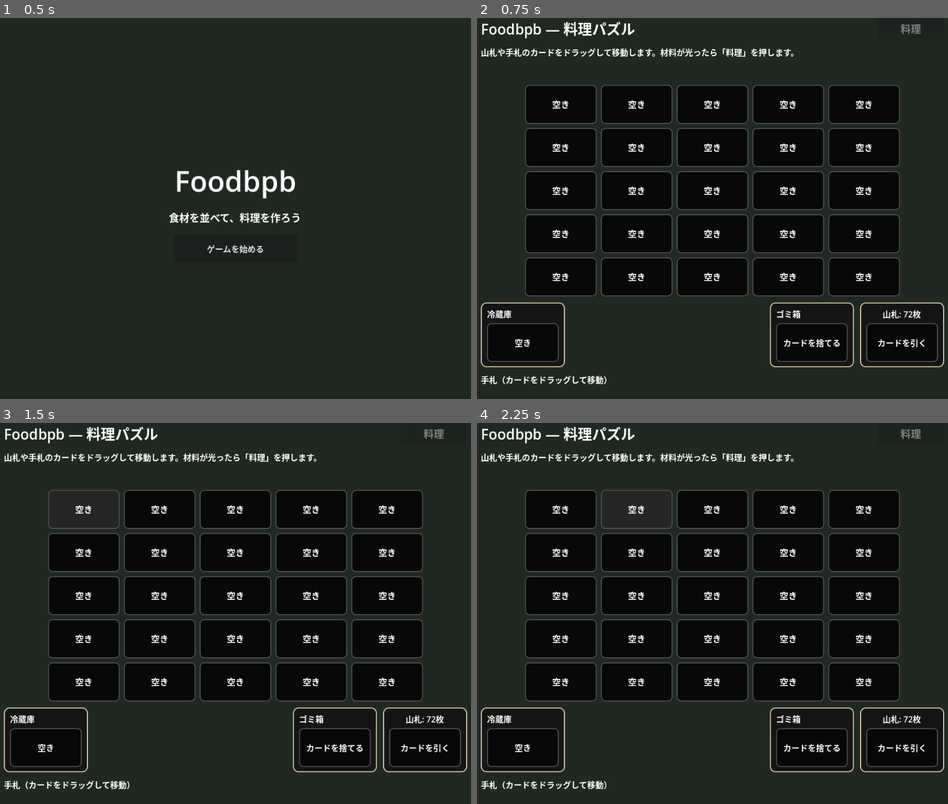
Above: before the commit, frames 1-4 (two rows, left to right).
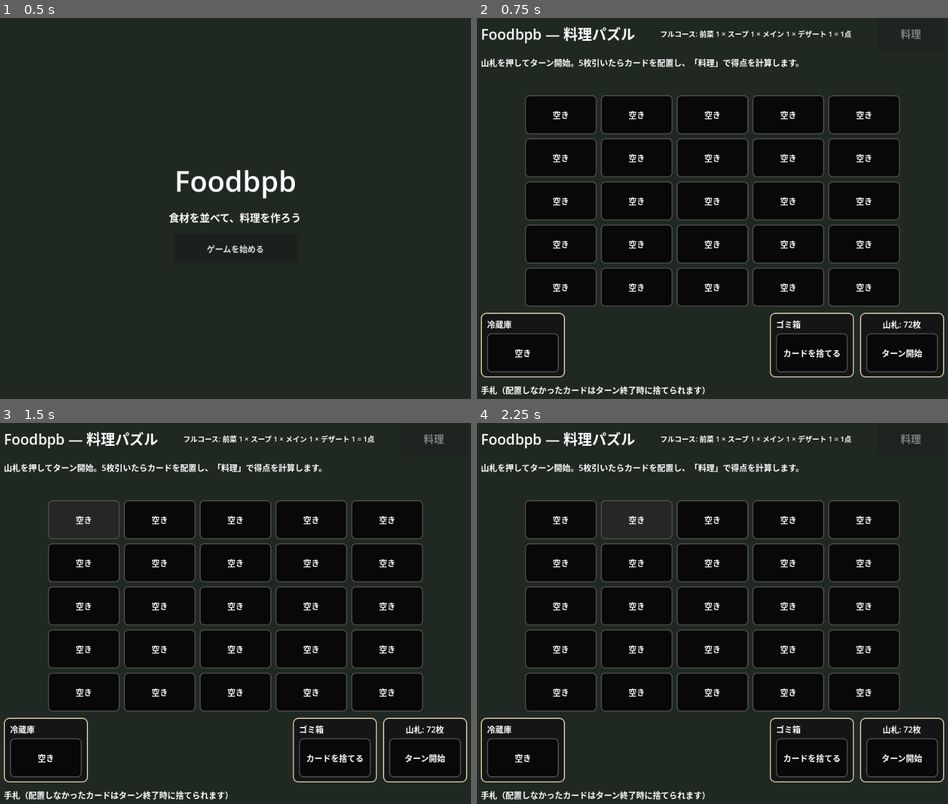
Above: after the commit, the same moments.

Repository: takagu/foodbpb
Game: Godot game, scene res://scenes/title.tscn
Two runs of this game, one before a commit and one after it. Both use one fixed random seed, a clock stepped at 60 frames per second and the inputs below.
Inputs:
- Up to frame 1 (0.5 s): no input
- Up to frame 2 (0.75 s): click "ゲームを始める" at 0.5 s
- Up to frame 3 (1.5 s): click "空き" at 1.25 s
- Up to frame 4 (2.25 s): click "空き" at 2 s

Frame 1 is identical in both runs. In frame 2, 23% of the frame differs, in the area x 0-100%, y 0-99%; in frame 3, 22%; in frame 4, 22%.

Commit message:
得点追加

Diff:
--- a/data/recipes.json
+++ b/data/recipes.json
@@ -1,16 +1,16 @@
 [
-  { "ingredients": ["potato", { "category": "meat" }], "result": "nikujaga", "max_distance": 1 },
-  { "ingredients": [{ "category": "vegetable" }, { "category": "vegetable" }, "water"], "result": "vegetable_soup", "max_distance": 1 },
-  { "ingredients": [{ "category": "vegetable" }, { "category": "vegetable" }, "curry_roux"], "result": "vegetable_curry", "max_distance": 1 },
-  { "ingredients": ["rice", "water"], "result": "cooked_rice", "max_distance": 1 },
-  { "ingredients": ["cooked_rice", "egg", "ketchup"], "result": "omurice", "max_distance": 1 },
-  { "ingredients": ["flour", "egg", "milk"], "result": "pancake", "max_distance": 1 },
-  { "ingredients": [{ "category": "seafood" }, "salt", "lemon"], "result": "lemon_fish", "max_distance": 1 },
-  { "ingredients": ["cooked_rice", "chicken", "onion"], "result": "oyakodon", "max_distance": 1 },
-  { "ingredients": [{ "category": "vegetable" }, { "category": "meat" }, "flour", "egg"], "result": "okonomiyaki", "max_distance": 1 },
-  { "ingredients": ["tomato", "cheese", "basil"], "result": "margherita", "max_distance": 1 },
-  { "ingredients": [{ "category": "fruit" }, { "category": "dairy" }, { "category": "sweetener" }], "result": "banana_smoothie", "max_distance": 1 },
-  { "ingredients": [{ "category": "mushroom" }, { "category": "fat" }, "salt"], "result": "mushroom_saute", "max_distance": 1 },
-  { "ingredients": [{ "category": "sweetener" }, "flour", "egg"], "result": "cake", "max_distance": 1 },
-  { "ingredients": [{ "category": "fruit" }, "flour", { "category": "sweetener" }], "result": "fruit_pie", "max_distance": 1 }
+  { "ingredients": ["potato", { "category": "meat" }], "result": "nikujaga", "course": "main", "max_distance": 1 },
+  { "ingredients": [{ "category": "vegetable" }, { "category": "vegetable" }, "water"], "result": "vegetable_soup", "course": "soup", "max_distance": 1 },
+  { "ingredients": [{ "category": "vegetable" }, { "category": "vegetable" }, "curry_roux"], "result": "vegetable_curry", "course": "main", "max_distance": 1 },
+  { "ingredients": ["rice", "water"], "result": "cooked_rice", "course": "none", "max_distance": 1 },
+  { "ingredients": ["cooked_rice", "egg", "ketchup"], "result": "omurice", "course": "main", "max_distance": 1 },
+  { "ingredients": ["flour", "egg", "milk"], "result": "pancake", "course": "dessert", "max_distance": 1 },
+  { "ingredients": [{ "category": "seafood" }, "salt", "lemon"], "result": "lemon_fish", "course": "main", "max_distance": 1 },
+  { "ingredients": ["cooked_rice", "chicken", "onion"], "result": "oyakodon", "course": "main", "max_distance": 1 },
+  { "ingredients": [{ "category": "vegetable" }, { "category": "meat" }, "flour", "egg"], "result": "okonomiyaki", "course": "main", "max_distance": 1 },
+  { "ingredients": ["tomato", "cheese", "basil"], "result": "margherita", "course": "appetizer", "max_distance": 1 },
+  { "ingredients": [{ "category": "fruit" }, { "category": "dairy" }, { "category": "sweetener" }], "result": "banana_smoothie", "course": "dessert", "max_distance": 1 },
+  { "ingredients": [{ "category": "mushroom" }, { "category": "fat" }, "salt"], "result": "mushroom_saute", "course": "appetizer", "max_distance": 1 },
+  { "ingredients": [{ "category": "sweetener" }, "flour", "egg"], "result": "cake", "course": "dessert", "max_distance": 1 },
+  { "ingredients": [{ "category": "fruit" }, "flour", { "category": "sweetener" }], "result": "fruit_pie", "course": "dessert", "max_distance": 1 }
 ]
--- a/scripts/game_board.gd
+++ b/scripts/game_board.gd
@@ -6,8 +6,11 @@
 const CARD_DATA_PATH := "res://data/cards.json"
 const RECIPE_DATA_PATH := "res://data/recipes.json"
 const FLAVOR_RULES_PATH := "res://data/flavor_rules.json"
+const CARDS_PER_TURN := 5
 const FLAVOR_KEYS := ["sweet", "salty", "sour", "bitter", "umami"]
 const FLAVOR_NAMES := {"sweet": "甘味", "salty": "塩味", "sour": "酸味", "bitter": "苦味", "umami": "うま味"}
+const COURSE_KEYS := ["appetizer", "soup", "main", "dessert"]
+const COURSE_NAMES := {"appetizer": "前菜", "soup": "スープ", "main": "メイン", "dessert": "デザート"}
 
 var card_definitions: Dictionary = {}
 var category_names: Dictionary = {}
@@ -18,6 +21,12 @@
 var board_flavors: Dictionary = {}
 var fridge_card_id: String = ""
 var fridge_flavors: Dictionary = {}
+var turn_active := false
+var turn_number := 0
+var total_score := 1.0
+var menu_course_scores := {"appetizer": 0.0, "soup": 0.0, "main": 0.0, "dessert": 0.0}
+var menu_course_counts := {"appetizer": 0, "soup": 0, "main": 0, "dessert": 0}
+var menu_course_terms := {"appetizer": PackedStringArray(), "soup": PackedStringArray(), "main": PackedStringArray(), "dessert": PackedStringArray()}
 var random := RandomNumberGenerator.new()
 var grid: GridContainer
 var status_label: Label
@@ -28,6 +37,7 @@
 var fridge_slot_button: Button
 var trash_slot_button: Button
 var cook_button: Button
+var score_label: Label
 var board_cell_buttons: Dictionary = {}
 var highlighted_positions: Dictionary = {}
 var drag_source: Dictionary = {}
@@ -43,7 +53,7 @@
 	_build_deck()
 	_build_ui()
 	_refresh_board()
-	_update_status("山札や手札のカードをドラッグして移動します。材料が光ったら「料理」を押します。")
+	_update_status("山札を押してターン開始。5枚引いたらカードを配置し、「料理」で得点を計算します。")
 
 func _load_game_data() -> void:
 	var card_file := FileAccess.open(CARD_DATA_PATH, FileAccess.READ)
@@ -112,8 +122,19 @@
 	heading.vertical_alignment = VERTICAL_ALIGNMENT_CENTER
 	header.add_child(heading)
 
+	score_label = Label.new()
+	score_label.custom_minimum_size = Vector2(420, 64)
+	score_label.horizontal_alignment = HORIZONTAL_ALIGNMENT_LEFT
+	score_label.vertical_alignment = VERTICAL_ALIGNMENT_CENTER
+	score_label.autowrap_mode = TextServer.AUTOWRAP_WORD_SMART
+	score_label.clip_text = false
+	score_label.add_theme_font_size_override("font_size", 14)
+	header.add_child(score_label)
+	_update_score_display()
+
 	cook_button = Button.new()
 	cook_button.text = "料理"
+	cook_button.tooltip_text = "料理を完成させて得点を計算し、ターンを終了します。"
 	cook_button.custom_minimum_size = Vector2(130, 44)
 	cook_button.add_theme_font_size_override("font_size", 20)
 	cook_button.pressed.connect(_cook_board)
@@ -175,11 +196,11 @@
 	deck_label.horizontal_alignment = HORIZONTAL_ALIGNMENT_CENTER
 	deck_label.add_theme_font_size_override("font_size", 16)
 	deck_content.add_child(deck_label)
-	deck_draw_button = _make_storage_button("カードを引く")
+	deck_draw_button = _make_storage_button("ターン開始")
 	deck_content.add_child(deck_draw_button)
 
 	hand_label = Label.new()
-	hand_label.text = "手札（カードをドラッグして移動）"
+	hand_label.text = "手札（配置しなかったカードはターン終了時に捨てられます）"
 	column.add_child(hand_label)
 
 	hand_scroll = ScrollContainer.new()
@@ -211,7 +232,7 @@
 	return panel
 func _make_storage_button(label_text: String) -> Button:
 	var button := Button.new()
-	button.text = label_text
+	_set_card_button_text(button, label_text)
 	_style_card_button(button, Color("#080808"))
 	return button
 func _refresh_board() -> void:
@@ -224,7 +245,7 @@
 		for position_variant in recipe_match["positions"]:
 			highlighted_positions[position_variant] = true
 	if cook_button != null:
-		cook_button.disabled = recipe_matches.is_empty()
+		cook_button.disabled = not turn_active
 	for y in range(BOARD_SIZE):
 		for x in range(BOARD_SIZE):
 			var position := Vector2i(x, y)
@@ -235,16 +256,58 @@
 			cell.add_theme_font_size_override("font_size", 17)
 			var card_id: String = board_cards.get(position, "")
 			if card_id.is_empty():
-				cell.text = "空き"
+				_set_card_button_text(cell, "空き")
 				_style_card_button(cell, Color("#080808"))
 			else:
 				var card: Dictionary = card_definitions.get(card_id, {})
 				var card_color := Color(str(card.get("color", "#ffffff")))
-				cell.text = str(card.get("name", card_id))
+				var display_name := str(card.get("name", card_id))
+				var course := _get_course_for_dish(card_id)
+				if not course.is_empty():
+					display_name += "\n[%s]" % COURSE_NAMES[course]
+				_set_card_button_text(cell, display_name)
 				cell.tooltip_text = _build_recipe_tooltip(card_id)
 				_style_card_button(cell, card_color, highlighted_positions.has(position))
 			grid.add_child(cell)
 			board_cell_buttons[position] = cell
+
+func _set_card_button_text(button: Button, value: String) -> void:
+	var text_label: Label
+	if button.has_meta("card_text_label"):
+		text_label = button.get_meta("card_text_label")
+	else:
+		button.text = ""
+		text_label = Label.new()
+		text_label.name = "CardText"
+		text_label.mouse_filter = Control.MOUSE_FILTER_IGNORE
+		text_label.horizontal_alignment = HORIZONTAL_ALIGNMENT_CENTER
+		text_label.vertical_alignment = VERTICAL_ALIGNMENT_CENTER
+		text_label.autowrap_mode = TextServer.AUTOWRAP_WORD_SMART
+		text_label.clip_text = true
+		text_label.custom_minimum_size = Vector2.ZERO
+		text_label.size_flags_horizontal = Control.SIZE_EXPAND_FILL
+		text_label.size_flags_vertical = Control.SIZE_EXPAND_FILL
+		text_label.add_theme_color_override("font_color", Color.WHITE)
+		text_label.add_theme_font_size_override("font_size", 16)
+		button.add_child(text_label)
+		text_label.set_anchors_and_offsets_preset(Control.PRESET_FULL_RECT)
+		text_label.offset_left = 6
+		text_label.offset_top = 4
+		text_label.offset_right = -6
+		text_label.offset_bottom = -4
+		button.set_meta("card_text_label", text_label)
+	text_label.text = value
+
+func _get_course_for_dish(card_id: String) -> String:
+	for recipe_variant in recipes:
+		if not recipe_variant is Dictionary:
+			continue
+		if str(recipe_variant.get("result", "")) != card_id:
+			continue
+		var course := str(recipe_variant.get("course", ""))
+		if COURSE_NAMES.has(course):
+			return course
+	return ""
 
 func _style_card_button(button: Button, card_color: Color, glowing := false) -> void:
 	button.custom_minimum_size = CARD_SIZE
@@ -274,19 +337,34 @@
 		style.border_color = card_color.lightened(0.28)
 		style.set_border_width_all(2)
 	return style
-func _draw_card() -> void:
+func _draw_card() -> bool:
 	if deck.is_empty():
-		_update_status("山札がありません。盤面のカードはそのまま残ります。")
-		return
+		return false
 	var card_id: String = deck.pop_back()
 	_add_card_to_hand(card_id)
+	return true
+
+func _start_turn() -> void:
+	if turn_active:
+		_update_status("ターンはすでに進行中です。「料理」を押すと終了します。")
+		return
+	if deck.is_empty():
+		_update_status("山札がありません。ゲーム終了です。")
+		return
+	turn_active = true
+	turn_number += 1
+	var drawn_count := 0
+	for _draw_index in range(CARDS_PER_TURN):
+		if _draw_card():
+			drawn_count += 1
 	_update_deck_count()
-	_update_status("引いたカード: %s。手札からカードを選んでください。" % card_definitions.get(card_id, {}).get("name", card_id))
+	_refresh_board()
+	_update_status("ターン%d開始: %d枚引きました。カードを配置して「料理」を押してください。" % [turn_number, drawn_count])
 
 func _add_card_to_hand(card_id: String, flavor_values: Dictionary = {}) -> Button:
 	var card: Dictionary = card_definitions.get(card_id, {})
 	var card_button := Button.new()
-	card_button.text = str(card.get("name", card_id))
+	_set_card_button_text(card_button, str(card.get("name", card_id)))
 	card_button.tooltip_text = _build_recipe_tooltip(card_id)
 	card_button.set_meta("card_id", card_id)
 	card_button.set_meta("flavors", _normalize_flavors(flavor_values if not flavor_values.is_empty() else card.get("flavors", {})))
@@ -327,7 +405,7 @@
 		return
 
 	if deck_drag_pending and not drag_in_progress:
-		_draw_card()
+		_start_turn()
 		_clear_drag_state()
 		get_viewport().set_input_as_handled()
 	elif drag_in_progress:
@@ -357,7 +435,7 @@
 	if not fridge_card_id.is_empty() and fridge_slot_button.get_global_rect().has_point(screen_position):
 		return {"zone": "fridge", "card_id": fridge_card_id}
 
-	if not deck.is_empty() and deck_draw_button.get_global_rect().has_point(screen_position):
+	if not turn_active and not deck.is_empty() and deck_draw_button.get_global_rect().has_point(screen_position):
 		return {"zone": "deck", "card_id": deck.back()}
 	return {}
 
@@ -390,6 +468,8 @@
 	preview_label.text = str(card.get("name", card_id))
 	preview_label.horizontal_alignment = HORIZONTAL_ALIGNMENT_CENTER
 	preview_label.vertical_alignment = VERTICAL_ALIGNMENT_CENTER
+	preview_label.autowrap_mode = TextServer.AUTOWRAP_WORD_SMART
+	preview_label.clip_text = true
 	preview_label.add_theme_color_override("font_color", Color.WHITE)
 	drag_preview.add_child(preview_label)
 	drag_preview.position = screen_position + Vector2(12, 12)
@@ -412,9 +492,9 @@
 	var card_id := str(source.get("card_id", ""))
 	if source_zone == "deck":
 		if destination_zone == "hand":
-			_draw_card()
+			_start_turn()
 		else:
-			_update_status("山札のカードは手札へドラッグしてください。")
+			_update_status("山札を押すか、手札へドラッグしてターンを開始してください。")
 		return
 	if source_zone == "hand" and destination_zone == "hand":
 		var source_control: Button = source.get("control")
@@ -629,47 +709,81 @@
 	return "%.2f" % rounded
 
 func _cook_board() -> void:
-	var recipe_matches := _find_board_recipe_matches()
-	if recipe_matches.is_empty():
-		_update_status("合成できるレシピがありません。")
-		return
-	var consumed_positions: Dictionary = {}
+	if not turn_active:
+		_update_status("ターン開始後に「料理」を押してください。")
+		return
 	var cooked_count := 0
 	var cooked_summaries := PackedStringArray()
-	for recipe_match in recipe_matches:
-		var positions: Array = recipe_match["positions"]
-		var can_cook := true
-		for position_variant in positions:
-			if consumed_positions.has(position_variant) or not board_cards.has(position_variant):
-				can_cook = false
-				break
-		if not can_cook:
-			continue
-		var anchor: Vector2i = recipe_match["anchor"]
-		var result_id: String = recipe_match["result"]
-		var flavor_total := _sum_card_flavors(positions)
-		var taste_result := _calculate_deliciousness(flavor_total)
-		var result_name := str(card_definitions.get(result_id, {}).get("name", result_id))
-		var flavor_summary := ""
-		for flavor_key in FLAVOR_KEYS:
-			if not flavor_summary.is_empty():
-				flavor_summary += " / "
-			flavor_summary += "%s %s" % [FLAVOR_NAMES[flavor_key], _format_number(float(flavor_total[flavor_key]))]
-		cooked_summaries.append("%s: %s | 主役 %s | うま味倍率 x%s | おいしさ %s" % [result_name, flavor_summary, FLAVOR_NAMES[taste_result["main_flavor"]], _format_number(float(taste_result["multiplier"])), _format_number(float(taste_result["deliciousness"]))])
-		for position_variant in positions:
-			var position: Vector2i = position_variant
-			consumed_positions[position] = true
-			if position != anchor:
-				board_cards.erase(position)
-				board_flavors.erase(position)
-		board_cards[anchor] = result_id
-		board_flavors[anchor] = flavor_total
-		cooked_count += 1
-	if cooked_count == 0:
-		_update_status("合成対象のカードが重なっているため、料理できませんでした。")
-		return
+	var course_scores := {"appetizer": 0.0, "soup": 0.0, "main": 0.0, "dessert": 0.0}
+	var chain_passes := 0
+	while chain_passes < BOARD_SIZE * BOARD_SIZE:
+		chain_passes += 1
+		var recipe_matches := _find_board_recipe_matches()
+		if recipe_matches.is_empty():
+			break
+		var consumed_positions: Dictionary = {}
+		var cooked_this_pass := 0
+		for recipe_match in recipe_matches:
+			var positions: Array = recipe_match["positions"]
+			var can_cook := true
+			for position_variant in positions:
+				if consumed_positions.has(position_variant) or not board_cards.has(position_variant):
+					can_cook = false
+					break
+			if not can_cook:
+				continue
+			var anchor: Vector2i = recipe_match["anchor"]
+			var result_id: String = recipe_match["result"]
+			var flavor_total := _sum_card_flavors(positions)
+			var taste_result := _calculate_deliciousness(flavor_total)
+			var course := str(recipe_match.get("course", "main"))
+			if course_scores.has(course):
+				course_scores[course] = float(course_scores[course]) + float(taste_result["deliciousness"])
+				menu_course_scores[course] = float(menu_course_scores[course]) + float(taste_result["deliciousness"])
+				menu_course_counts[course] = int(menu_course_counts[course]) + 1
+			var result_name := str(card_definitions.get(result_id, {}).get("name", result_id))
+			if menu_course_terms.has(course):
+				menu_course_terms[course].append("%s %s" % [result_name, _format_number(float(taste_result["deliciousness"]))])
+			var flavor_summary := ""
+			for flavor_key in FLAVOR_KEYS:
+				if not flavor_summary.is_empty():
+					flavor_summary += " / "
+				flavor_summary += "%s %s" % [FLAVOR_NAMES[flavor_key], _format_number(float(flavor_total[flavor_key]))]
+			cooked_summaries.append("%s: %s | 主役 %s | うま味倍率 x%s | おいしさ %s" % [result_name, flavor_summary, FLAVOR_NAMES[taste_result["main_flavor"]], _format_number(float(taste_result["multiplier"])), _format_number(float(taste_result["deliciousness"]))])
+			for position_variant in positions:
+				var position: Vector2i = position_variant
+				consumed_positions[position] = true
+				if position != anchor:
+					board_cards.erase(position)
+					board_flavors.erase(position)
+			board_cards[anchor] = result_id
+			board_flavors[anchor] = flavor_total
+			cooked_count += 1
+			cooked_this_pass += 1
+		if cooked_this_pass == 0:
+			break
+	var turn_course_summary := ""
+	var menu_course_summary := ""
+	total_score = 1.0
+	for course_key in COURSE_KEYS:
+		if not turn_course_summary.is_empty():
+			turn_course_summary += " / "
+			menu_course_summary += " × "
+		var turn_course_score := float(course_scores[course_key])
+		var has_menu_course := int(menu_course_counts[course_key]) > 0
+		var menu_course_score := float(menu_course_scores[course_key]) if has_menu_course else 1.0
+		turn_course_summary += "%s %s" % [COURSE_NAMES[course_key], _format_number(turn_course_score)]
+		menu_course_summary += "%s %s%s" % [COURSE_NAMES[course_key], _format_number(menu_course_score), "" if has_menu_course else "（該当なし・倍率1）"]
+		total_score *= menu_course_score
+	_update_score_display()
+	for hand_card in hand_container.get_children():
+		hand_container.remove_child(hand_card)
+		hand_card.queue_free()
+	turn_active = false
+	_update_deck_count()
 	_refresh_board()
-	_update_status("%d品の料理が完成しました。\n%s" % [cooked_count, "\n".join(cooked_summaries)])
+	var cooked_summary := "このターンに完成した料理はありません。" if cooked_summaries.is_empty() else "料理: " + " / ".join(cooked_summaries)
+	_update_status("ターン%d終了（%d品完成）\n今回: %s\n献立: %s = %.2f点\n%s" % [turn_number, cooked_count, turn_course_summary, menu_course_summary, total_score, cooked_summary])
 
 func _find_board_recipe_matches() -> Array[Dictionary]:
 	var matches: Array[Dictionary] = []
@@ -712,7 +826,8 @@
 			return {
 				"anchor": anchor,
 				"positions": matched_positions,
-				"result": str(recipe.get("result", ""))
+				"result": str(recipe.get("result", "")),
+				"course": str(recipe.get("course", "main"))
 			}
 	return {}
 
@@ -742,7 +857,8 @@
 	if deck_label != null:
 		deck_label.text = "山札: %d枚" % deck.size()
 	if deck_draw_button != null:
-		deck_draw_button.disabled = deck.is_empty()
+		_set_card_button_text(deck_draw_button, "ターン進行中" if turn_active else "ターン開始")
+		deck_draw_button.disabled = deck.is_empty() or turn_active
 		_style_card_button(deck_draw_button, Color("#080808"))
 	if trash_slot_button != null:
 		_style_card_button(trash_slot_button, Color("#080808"))
@@ -752,15 +868,32 @@
 		return
 	if fridge_card_id.is_empty():
 		fridge_label.text = "冷蔵庫"
-		fridge_slot_button.text = "空き"
+		_set_card_button_text(fridge_slot_button, "空き")
 		fridge_slot_button.tooltip_text = "カードをここへドラッグして保存"
 		_style_card_button(fridge_slot_button, Color("#080808"))
 	else:
 		var card: Dictionary = card_definitions.get(fridge_card_id, {})
 		fridge_label.text = "冷蔵庫（1/1）"
-		fridge_slot_button.text = str(card.get("name", fridge_card_id))
+		_set_card_button_text(fridge_slot_button, str(card.get("name", fridge_card_id)))
 		fridge_slot_button.tooltip_text = "盤面かゴミ箱へドラッグできます。手札には戻せません。\n" + _build_recipe_tooltip(fridge_card_id)
 		_style_card_button(fridge_slot_button, Color(str(card.get("color", "#ffffff"))))
 func _update_status(message: String) -> void:
 	if status_label != null:
 		status_label.text = message
+
+func _update_score_display() -> void:
+	if score_label == null:
+		return
+	var course_details := PackedStringArray()
+	for course_key in COURSE_KEYS:
+		var has_course := int(menu_course_counts[course_key]) > 0
+		var course_score := float(menu_course_scores[course_key]) if has_course else 1.0
+		course_details.append("%s %s" % [COURSE_NAMES[course_key], _format_number(course_score)])
+	score_label.text = "フルコース: %s = %s点" % [" × ".join(course_details), _format_number(total_score)]
+	var course_formulas := PackedStringArray()
+	for course_key in COURSE_KEYS:
+		if int(menu_course_counts[course_key]) == 0:
+			course_formulas.append("%s: 該当料理なし → 1" % COURSE_NAMES[course_key])
+		else:
+			course_formulas.append("%s: %s = %s" % [COURSE_NAMES[course_key], " + ".join(menu_course_terms[course_key]), _format_number(float(menu_course_scores[course_key]))])
+	score_label.tooltip_text = "各コース得点（料理のおいしさの合計）\n" + "\n".join(course_formulas) + "\nフルコース得点 = 4コース得点の積"
